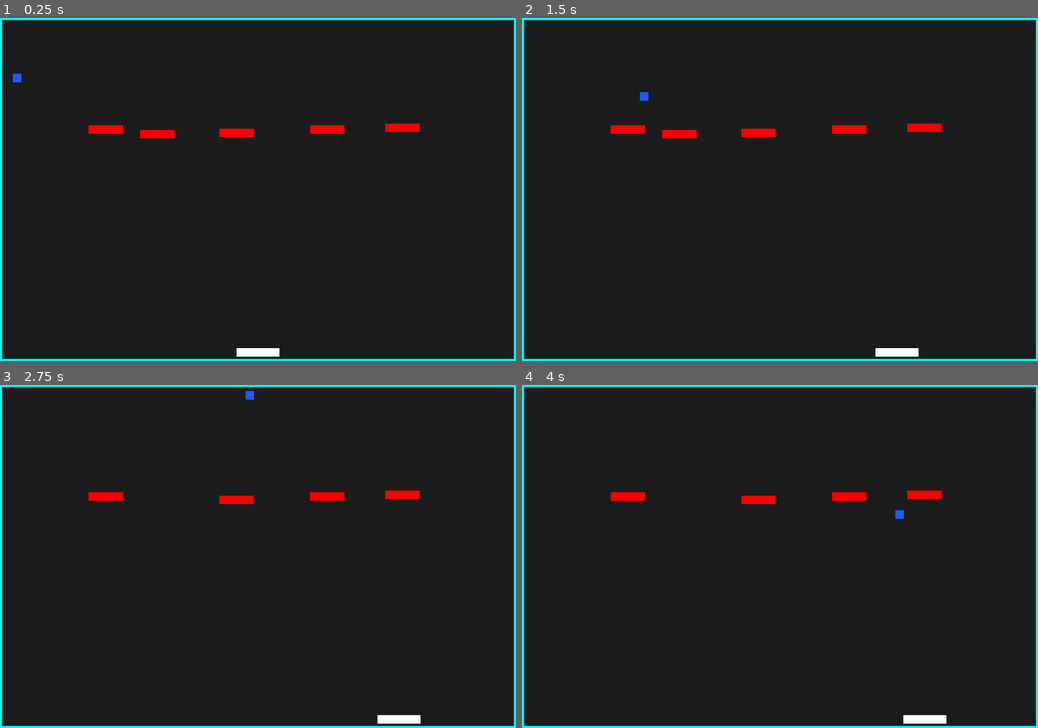
Above: before the commit, frames 1-4 (two rows, left to right).
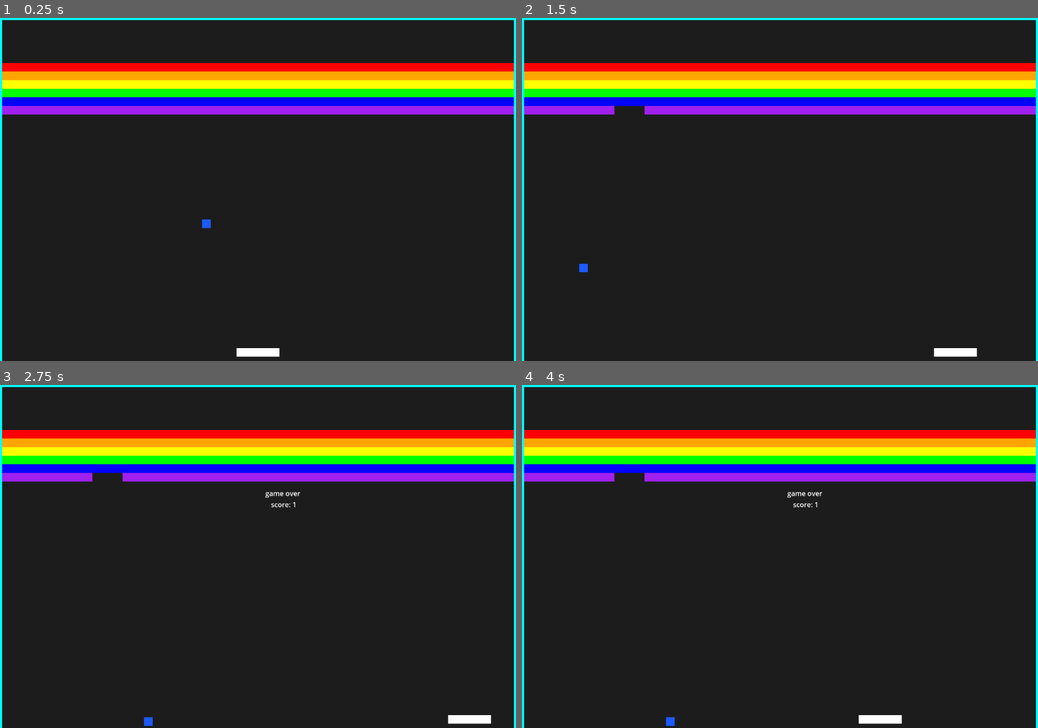
Above: after the commit, the same moments.

Repository: spncr/brickle
Game: Godot game, scene res://scenes/board.tscn
The game is run twice, just before and just after one commit, with the same random seed, the same clock (stepped at 60 frames per second) and the same inputs.
Inputs:
- Up to frame 1 (0.25 s): no input
- Up to frame 2 (1.5 s): hold D (right) 0.53-1.28 s; tap Space (button) at 0.6, 1.35 s; hold A (left) from 1.28 s (still down)
- Up to frame 3 (2.75 s): release A (left) at 2.03 s; hold D (right) from 2.03 s (still down); tap Space (button) at 2.1 s
- Up to frame 4 (4 s): tap Space (button) at 2.85, 3.6 s; release D (right) at 3.53 s; hold A (left) from 3.53 s (still down)

The runs differ from the first frame. In frame 1, 17% of the frame differs, in the area x 0-100%, y 13-100%; in frame 2, 17%; in frame 3, 17%; in frame 4, 17%.
Error after the commit: Invalid assignment of property or key 'position' with value of type 'Vector2' on a base object of type 'null instance'. (res://scripts/board.gd:31)

Commit message:
Game Over and Brick Instantiation

Diff:
--- a/scenes/ball.tscn
+++ b/scenes/ball.tscn
@@ -6,8 +6,8 @@
 
 [node name="Ball" type="CharacterBody2D"]
 position = Vector2(2.08165e-12, 2.08165e-12)
-collision_layer = 4
-collision_mask = 11
+collision_layer = 8
+collision_mask = 27
 floor_stop_on_slope = false
 floor_block_on_wall = false
 script = ExtResource("1_4ufj6")
--- a/scenes/board.tscn
+++ b/scenes/board.tscn
@@ -11,8 +11,9 @@
 [sub_resource type="RectangleShape2D" id="RectangleShape2D_vpbgv"]
 size = Vector2(1200, 10)
 
-[node name="Board" type="Node2D"]
+[node name="Board" type="Node"]
 script = ExtResource("1_4cf8r")
+brick_scene = ExtResource("3_3x0y2")
 
 [node name="Paddle" parent="." instance=ExtResource("1_tfjvl")]
 position = Vector2(600, 780)
@@ -64,14 +65,16 @@
 color = Color(0, 1, 1, 1)
 metadata/_edit_use_anchors_ = true
 
-[node name="Bottom Wall" type="StaticBody2D" parent="Walls"]
+[node name="Gutter" type="StaticBody2D" parent="Walls"]
 position = Vector2(600, 800)
+collision_layer = 16
 collision_mask = 0
 
-[node name="CollisionShape2D" type="CollisionShape2D" parent="Walls/Bottom Wall"]
+[node name="CollisionShape2D" type="CollisionShape2D" parent="Walls/Gutter"]
 shape = SubResource("RectangleShape2D_vpbgv")
 
-[node name="ColorRect" type="ColorRect" parent="Walls/Bottom Wall"]
+[node name="ColorRect" type="ColorRect" parent="Walls/Gutter"]
+visible = false
 anchors_preset = 8
 anchor_left = 0.5
 anchor_top = 0.5
@@ -110,7 +113,7 @@
 metadata/_edit_use_anchors_ = true
 
 [node name="Ball" parent="." instance=ExtResource("1_303oa")]
-position = Vector2(100, 200)
+position = Vector2(600, 600)
 
 [node name="BG" type="ColorRect" parent="."]
 z_index = -1
@@ -118,19 +121,14 @@
 offset_bottom = 800.0
 color = Color(0.109804, 0.109804, 0.109804, 1)
 
-[node name="Brick" parent="." instance=ExtResource("3_3x0y2")]
-position = Vector2(246, 260)
+[node name="GameOverLabel" type="Label" parent="."]
+visible = false
+offset_left = 321.0
+offset_top = 241.0
+offset_right = 996.0
+offset_bottom = 669.0
+text = "game over : score"
+horizontal_alignment = 1
 
-[node name="Brick2" parent="." instance=ExtResource("3_3x0y2")]
-position = Vector2(366, 271)
-
-[node name="Brick3" parent="." instance=ExtResource("3_3x0y2")]
-position = Vector2(550, 268)
-
-[node name="Brick4" parent="." instance=ExtResource("3_3x0y2")]
-position = Vector2(761, 260)
-
-[node name="Brick5" parent="." instance=ExtResource("3_3x0y2")]
-position = Vector2(936, 256)
-
+[connection signal="game_over" from="Ball" to="." method="_on_game_over"]
 [connection signal="score" from="Ball" to="." method="_on_scored"]
--- a/scenes/brick.tscn
+++ b/scenes/brick.tscn
@@ -3,7 +3,7 @@
 [ext_resource type="Script" path="res://scripts/brick.gd" id="1_ysrnn"]
 
 [sub_resource type="RectangleShape2D" id="RectangleShape2D_a80s4"]
-size = Vector2(80, 20)
+size = Vector2(70, 20)
 
 [node name="Brick" type="StaticBody2D"]
 collision_layer = 8
@@ -19,10 +19,10 @@
 anchor_top = 0.5
 anchor_right = 0.5
 anchor_bottom = 0.5
-offset_left = -40.0
+offset_left = -35.0
 offset_top = -10.0
-offset_right = 40.0
+offset_right = 35.0
 offset_bottom = 10.0
 grow_horizontal = 2
 grow_vertical = 2
-color = Color(1, 0, 0, 1)
+color = Color(0.113725, 0.584314, 0.74902, 1)
--- a/scripts/ball.gd
+++ b/scripts/ball.gd
@@ -1,24 +1,28 @@
 extends CharacterBody2D
 
 signal score(points)
+signal game_over()
 
 enum Layer {
 	BOUNCE = 1,
 	PADDLE = 2,
-	BRICK = 4
+	BRICK = 4,
+	DEATH = 5
 }
 
 # Called when the node enters the scene tree for the first time.
 func _ready():
-	velocity = Vector2(-240,-240)
+	velocity = Vector2(-480,-480)
 
 # Called every frame. 'delta' is the elapsed time since the previous frame.
 func _physics_process(delta):
 	var collision = move_and_collide(velocity * delta)
 	if collision:
-		velocity = velocity.bounce(collision.get_normal())
-
 		var body := collision.get_collider()
-		if body.get_collision_layer_value(Layer.BRICK):
-			body.queue_free()
-			emit_signal("score", 1)
+		if body.get_collision_layer_value(Layer.DEATH):
+			emit_signal("game_over")
+		else:
+			velocity = velocity.bounce(collision.get_normal())
+			if body.get_collision_layer_value(Layer.BRICK):
+				body.queue_free()
+				emit_signal("score", 1)
--- a/scripts/board.gd
+++ b/scripts/board.gd
@@ -1,13 +1,46 @@
-extends Node2D
+extends Node
 
+@export var brick_scene: PackedScene
 
+var brick_positions : Array
+var score := 0
+var game_over = false
 # Called when the node enters the scene tree for the first time.
 func _ready():
-	pass
+	var colors := [
+		"red",
+		"orange",
+		"yellow",
+		"green",
+		"blue",
+		"purple"
+	]
+	for column in 17:
+		for row in 6:
+			var position = Vector2((column * 70) + 40,(row * 20) + 115)
+			brick_positions.append(position)
+			create_brick(position, colors[row])
 
 # Called every frame. 'delta' is the elapsed time since the previous frame.
 func _process(delta):
-	pass
+	if game_over:
+		$GameOverLabel.text = "game over \n score: " + str(score)
+		$GameOverLabel.visible = true
+		if Input.is_action_just_pressed("button"):
+			game_over = false
+			$ball.position = Vector2(600,600)
+			$GameOverLabel.visible = false
 
+
+func create_brick(position, color):
+	var new_brick = brick_scene.instantiate()
+	new_brick.position = position
+	new_brick.color = color
+	add_child(new_brick)
+
+## Signals
 func _on_scored(points):
-	print("scored!")
+	score += points
+
+func _on_game_over():
+	game_over = true
--- a/scripts/brick.gd
+++ b/scripts/brick.gd
@@ -1,9 +1,9 @@
 extends StaticBody2D
 
+var color : Color
 # Called when the node enters the scene tree for the first time.
 func _ready():
-	pass # Replace with function body.
-
+	$ColorRect.set_color(color)
 
 # Called every frame. 'delta' is the elapsed time since the previous frame.
 func _process(delta):
--- a/scripts/paddle.gd
+++ b/scripts/paddle.gd
@@ -2,7 +2,7 @@
 
 var input : float
 
-const SPEED = 480
+const SPEED = 720
 
 # Called when the node enters the scene tree for the first time.
 func _ready():
